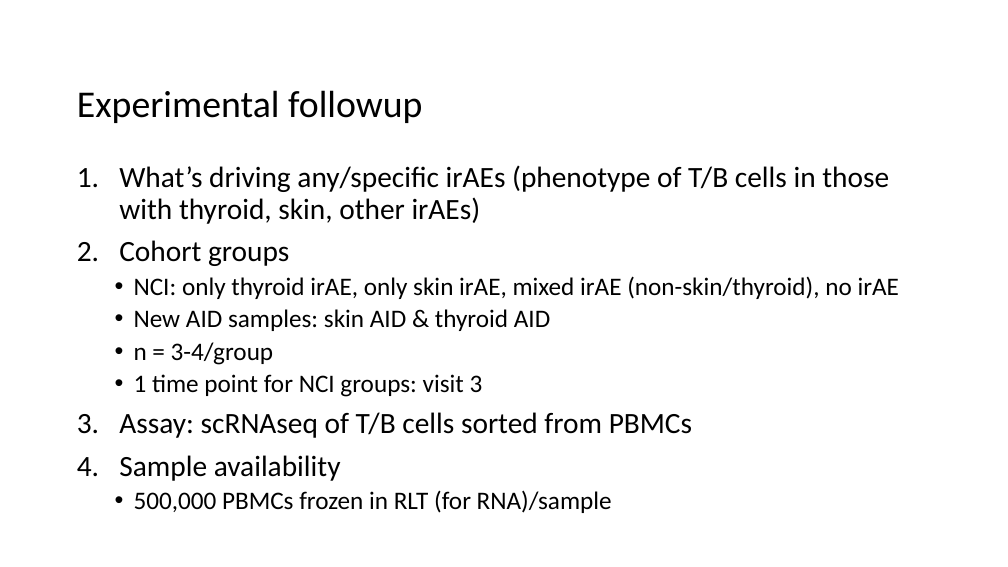
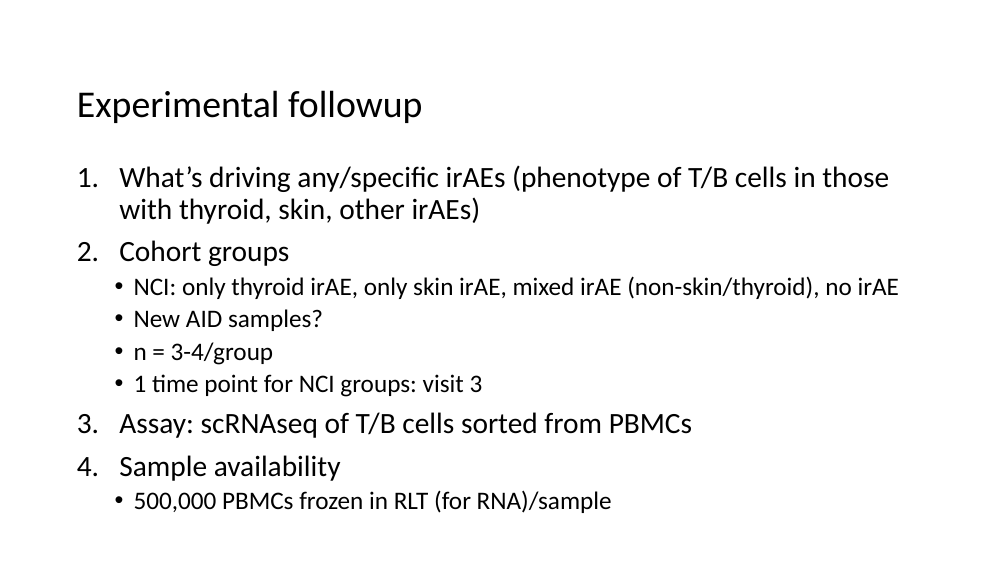
Before and after one commit to tybottorff/bottorffdocs, a slide deck: slide 9 of presentations/weekly_meetings/2025_3_20.pptx. Drawn at 1008x567 pixels with LibreOffice and Linux fonts; fonts in the diff are those of the drawing. Boxes give left, top, right and bottom in pixels: in the first picture for what was removed or moved away, otherwise in the second. Text is boxed around its words. In the diff, an @@ line names an element or a change of style, - is before the commit and + after.

```diff
--- a/presentations/weekly_meetings/2025_3_20.pptx
+++ b/presentations/weekly_meetings/2025_3_20.pptx
@@ text at bbox=[134, 309, 323, 331]: text changed @@
-  • New AID samples: skin AID & thyroid AID
+  • New AID samples?
```
Also in this commit, not shown: 1 other slide changed.
